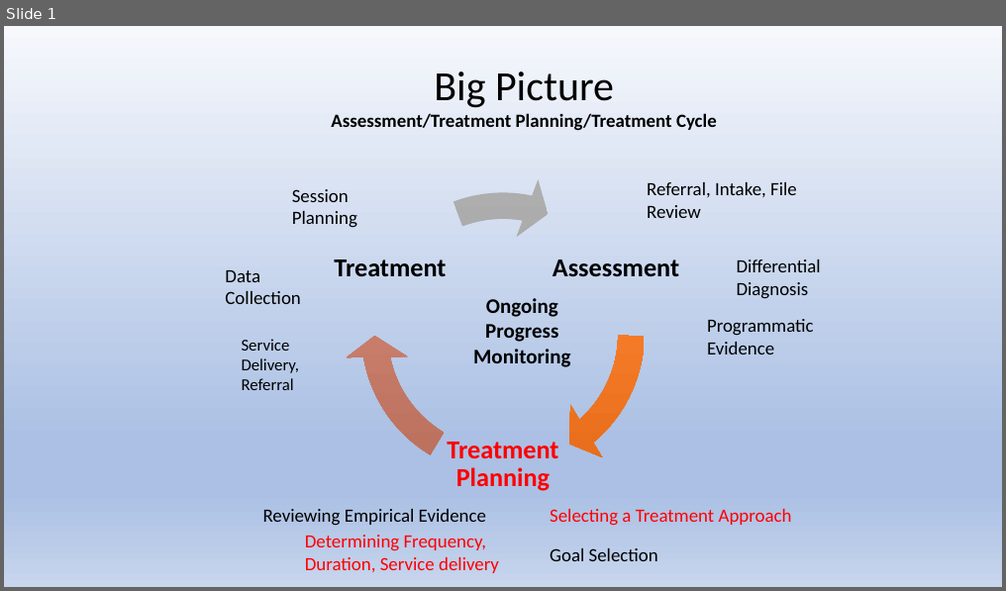
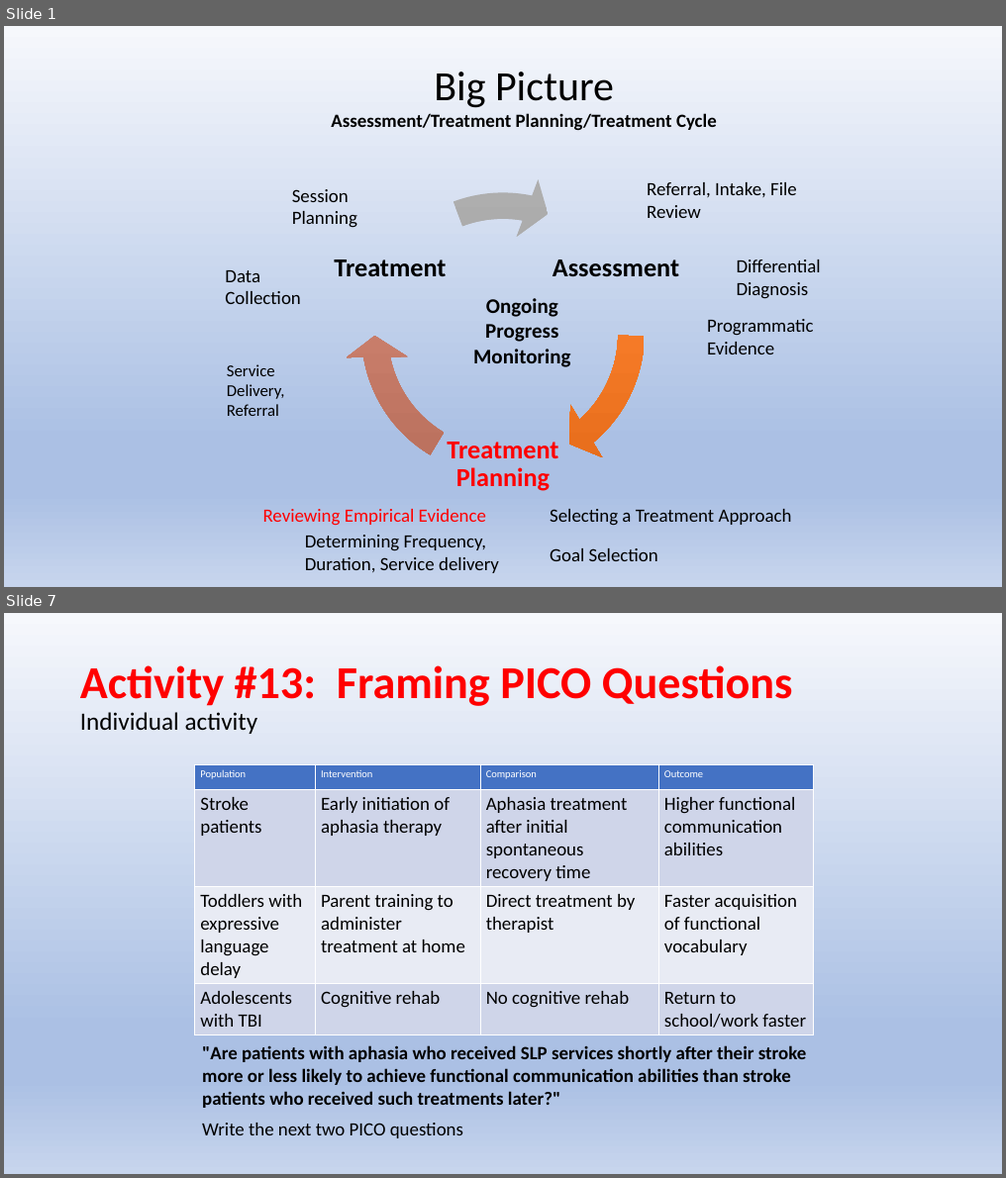
Before and after one commit to Jim-Wright90/cds431_sp22, a slide deck: slides/cds431_week5_1.pptx. Shown one above the other, each under a label of ours: slide 1 before the commit, slides 1 and 7 after it; the slides between them are not shown. The pictures are 1006x591 and 1006x1178 pixels, drawn with LibreOffice and Linux fonts; fonts in the diff are those of the drawing. Boxes give left, top, right and bottom in pixels: in the first picture for what was removed or moved away, otherwise in the second. Text is boxed around its words. In the diff, an @@ line names an element or a change of style, - is before the commit and + after.

```diff
--- a/slides/cds431_week5_1.pptx
+++ b/slides/cds431_week5_1.pptx
@@ slide 7 added at [4, 613, 1002, 1174], background gradient #F6F8FC to #ABC0E4 to #C7D5ED @@
@@ title added at [80, 665, 793, 734], 44 pt, text #FF0000, bold @@
+Activity #13: Framing PICO Questions
+Individual activity
@@ table added at [195, 765, 814, 1032], 4 rows, 4 columns @@
+Population | Intervention | Comparison | Outcome
+Stroke patients | Early initiation of aphasia therapy | Aphasia treatment after initial spontaneous recovery time | Higher functional communication abilities
+Toddlers with expressive language delay | Parent training to administer treatment at home | Direct treatment by therapist | Faster acquisition of functional vocabulary
+Adolescents with TBI | Cognitive rehab | No cognitive rehab | Return to school/work faster
@@ text added at [202, 1046, 807, 1108], 18 pt, text #000000, bold @@
+"Are patients with aphasia who received SLP services shortly after their stroke more or less likely to achieve functional communication abilities than stroke patients who received such treatments later?"
@@ text added at [202, 1123, 463, 1139], 18 pt, text #000000 @@
+Write the next two PICO questions
@@ slide 1 changed as well @@
@@ text "Service Delivery, Referral": place and size @@
-text "Service Delivery, Referral" at [242, 339, 300, 390]
+text "Service Delivery, Referral" at [227, 365, 285, 416]
@@ text "Reviewing Empirical Evidence" at [263, 509, 486, 526]: text colour #000000 to #FF0000 @@
@@ text "Selecting a Treatment Approach" at [549, 509, 792, 526]: text colour #FF0000 to #000000 @@
@@ text "Determining Frequency, Duration, Service delivery" at [305, 535, 499, 573]: text colour #FF0000 to #000000 @@
```
Also in this commit, not shown: 17 other slides added, 29 slides removed, 13 other files.
